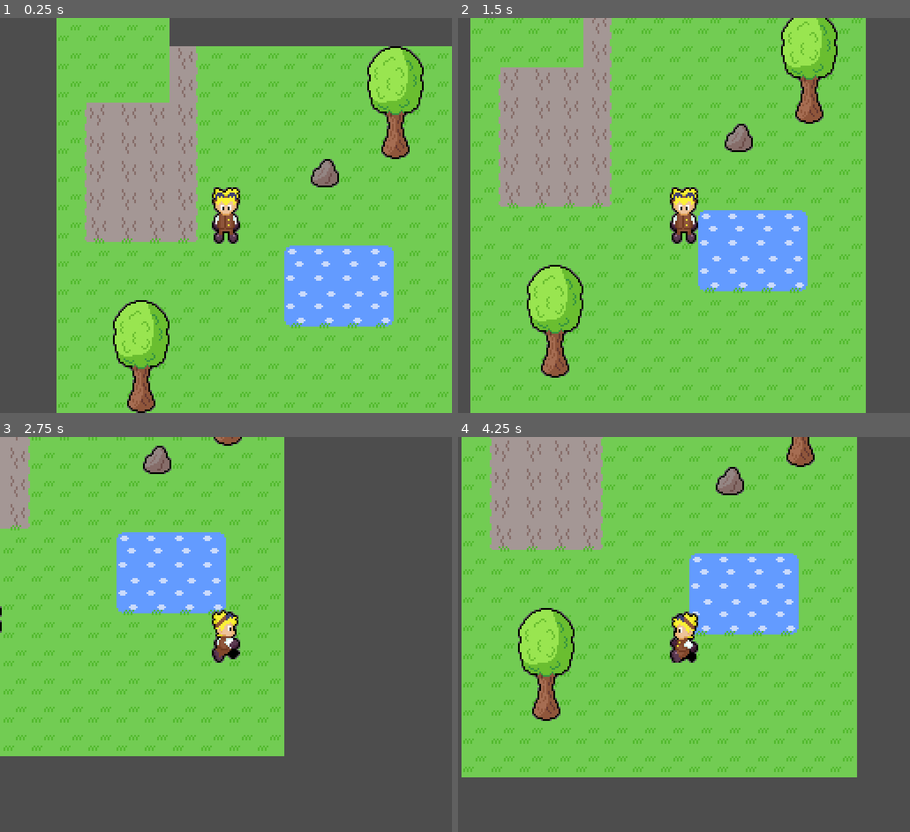
Above: before the commit, frames 1-4 (two rows, left to right).
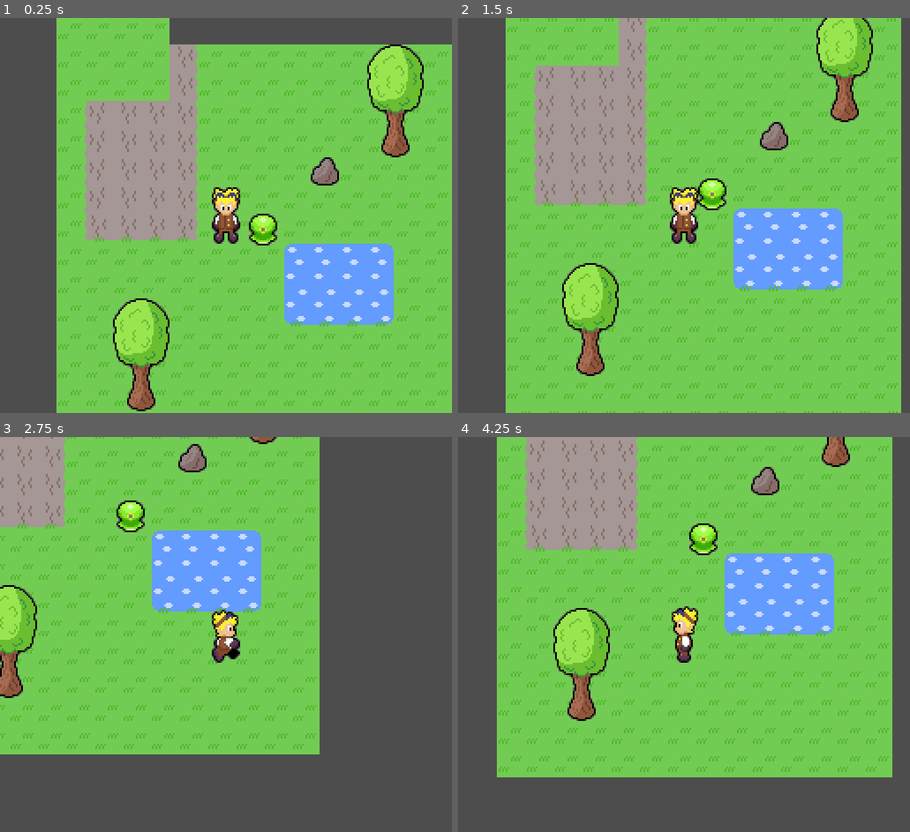
Above: after the commit, the same moments.

Repository: CoBaltimore/LostAmongstTheStars
Game: Godot game, scene res://scenes/world.tscn
The game is run twice, just before and just after one commit, with the same random seed, the same clock (stepped at 60 frames per second) and the same inputs.
Inputs:
- Up to frame 1 (0.25 s): no input
- Up to frame 2 (1.5 s): tap Enter at 0.5 s; hold D (right) 0.53-1.28 s; tap Space at 1.25 s; hold S (down) from 1.28 s (still down)
- Up to frame 3 (2.75 s): release S (down) at 2.03 s; hold D (right) from 2.03 s (still down)
- Up to frame 4 (4.25 s): release D (right) at 2.78 s; hold W (up) 2.78-3.53 s; tap Enter at 3.5 s; hold A (left) from 3.53 s (still down)

The runs differ from the first frame. In frame 1, 9.7% of the frame differs, in the area x 12-100%, y 1-100%; in frame 2, 42%, in the area x 2-99%, y 0-100%; in frame 3, 20%; in frame 4, 33%.

Commit message:
Slime sprite added
Added the slime sprite sheet and made some animations to use it

Diff:
--- a/lost-amongst-the-stars/scenes/player.tscn
+++ b/lost-amongst-the-stars/scenes/player.tscn
@@ -13,7 +13,7 @@
 [ext_resource type="AnimationNodeStateMachine" uid="uid://ddxiffmtprpfd" path="res://animations/animationTree.tres" id="11_n3frl"]
 
 [sub_resource type="RectangleShape2D" id="RectangleShape2D_51xgc"]
-size = Vector2(16, 18)
+size = Vector2(16, 17)
 
 [sub_resource type="Animation" id="Animation_isdsk"]
 length = 0.001
@@ -58,7 +58,7 @@
 frame = 1
 
 [node name="CollisionShape2D" type="CollisionShape2D" parent="CharacterBody2D"]
-position = Vector2(0, 9)
+position = Vector2(0, 8.5)
 shape = SubResource("RectangleShape2D_51xgc")
 
 [node name="Camera2D" type="Camera2D" parent="CharacterBody2D"]
--- /dev/null
+++ b/lost-amongst-the-stars/scenes/slime.tscn
@@ -0,0 +1,251 @@
+[gd_scene load_steps=16 format=3 uid="uid://bgpq50pmfitrr"]
+
+[ext_resource type="Texture2D" uid="uid://cvq30pxgbvh3k" path="res://sprites/Slime.png" id="1_7a5x3"]
+
+[sub_resource type="RectangleShape2D" id="RectangleShape2D_sd2m6"]
+size = Vector2(16, 11)
+
+[sub_resource type="Animation" id="Animation_oqd0y"]
+resource_name = "idleDown"
+length = 0.2
+loop_mode = 1
+step = 0.05
+tracks/0/type = "value"
+tracks/0/imported = false
+tracks/0/enabled = true
+tracks/0/path = NodePath("Sprite2D:frame_coords")
+tracks/0/interp = 1
+tracks/0/loop_wrap = true
+tracks/0/keys = {
+"times": PackedFloat32Array(0),
+"transitions": PackedFloat32Array(1),
+"update": 1,
+"values": [Vector2i(0, 0)]
+}
+
+[sub_resource type="Animation" id="Animation_xvcjf"]
+resource_name = "idleLeft"
+length = 0.2
+loop_mode = 1
+step = 0.05
+tracks/0/type = "value"
+tracks/0/imported = false
+tracks/0/enabled = true
+tracks/0/path = NodePath("Sprite2D:frame_coords")
+tracks/0/interp = 1
+tracks/0/loop_wrap = true
+tracks/0/keys = {
+"times": PackedFloat32Array(0),
+"transitions": PackedFloat32Array(1),
+"update": 1,
+"values": [Vector2i(1, 0)]
+}
+
+[sub_resource type="Animation" id="Animation_etq2g"]
+resource_name = "idleRight"
+length = 0.2
+loop_mode = 1
+step = 0.05
+tracks/0/type = "value"
+tracks/0/imported = false
+tracks/0/enabled = true
+tracks/0/path = NodePath("Sprite2D:frame_coords")
+tracks/0/interp = 1
+tracks/0/loop_wrap = true
+tracks/0/keys = {
+"times": PackedFloat32Array(0),
+"transitions": PackedFloat32Array(1),
+"update": 1,
+"values": [Vector2i(3, 0)]
+}
+
+[sub_resource type="Animation" id="Animation_xccrh"]
+resource_name = "idleUp"
+length = 0.2
+loop_mode = 1
+step = 0.05
+tracks/0/type = "value"
+tracks/0/imported = false
+tracks/0/enabled = true
+tracks/0/path = NodePath("Sprite2D:frame_coords")
+tracks/0/interp = 1
+tracks/0/loop_wrap = true
+tracks/0/keys = {
+"times": PackedFloat32Array(0),
+"transitions": PackedFloat32Array(1),
+"update": 1,
+"values": [Vector2i(2, 0)]
+}
+
+[sub_resource type="Animation" id="Animation_pi3ig"]
+resource_name = "moveDown"
+length = 0.6
+loop_mode = 1
+step = 0.05
+tracks/0/type = "value"
+tracks/0/imported = false
+tracks/0/enabled = true
+tracks/0/path = NodePath("Sprite2D:frame_coords")
+tracks/0/interp = 1
+tracks/0/loop_wrap = true
+tracks/0/keys = {
+"times": PackedFloat32Array(0, 0.3),
+"transitions": PackedFloat32Array(1, 1),
+"update": 1,
+"values": [Vector2i(0, 1), Vector2i(0, 0)]
+}
+
+[sub_resource type="Animation" id="Animation_32vlp"]
+resource_name = "moveLeft"
+length = 0.6
+loop_mode = 1
+step = 0.05
+tracks/0/type = "value"
+tracks/0/imported = false
+tracks/0/enabled = true
+tracks/0/path = NodePath("Sprite2D:frame_coords")
+tracks/0/interp = 1
+tracks/0/loop_wrap = true
+tracks/0/keys = {
+"times": PackedFloat32Array(0, 0.3),
+"transitions": PackedFloat32Array(1, 1),
+"update": 1,
+"values": [Vector2i(1, 1), Vector2i(1, 0)]
+}
+
+[sub_resource type="Animation" id="Animation_y5tka"]
+resource_name = "moveRight"
+length = 0.6
+loop_mode = 1
+step = 0.05
+tracks/0/type = "value"
+tracks/0/imported = false
+tracks/0/enabled = true
+tracks/0/path = NodePath("Sprite2D:frame_coords")
+tracks/0/interp = 1
+tracks/0/loop_wrap = true
+tracks/0/keys = {
+"times": PackedFloat32Array(0, 0.3),
+"transitions": PackedFloat32Array(1, 1),
+"update": 1,
+"values": [Vector2i(3, 1), Vector2i(3, 0)]
+}
+
+[sub_resource type="Animation" id="Animation_lfax1"]
+resource_name = "moveUp"
+length = 0.6
+loop_mode = 1
+step = 0.05
+tracks/0/type = "value"
+tracks/0/imported = false
+tracks/0/enabled = true
+tracks/0/path = NodePath("Sprite2D:frame_coords")
+tracks/0/interp = 1
+tracks/0/loop_wrap = true
+tracks/0/keys = {
+"times": PackedFloat32Array(0, 0.3),
+"transitions": PackedFloat32Array(1, 1),
+"update": 1,
+"values": [Vector2i(2, 1), Vector2i(2, 0)]
+}
+
+[sub_resource type="Animation" id="Animation_1bvi8"]
+length = 0.001
+tracks/0/type = "value"
+tracks/0/imported = false
+tracks/0/enabled = true
+tracks/0/path = NodePath("Sprite2D:frame_coords")
+tracks/0/interp = 1
+tracks/0/loop_wrap = true
+tracks/0/keys = {
+"times": PackedFloat32Array(0),
+"transitions": PackedFloat32Array(1),
+"update": 1,
+"values": [Vector2i(0, 1)]
+}
+
+[sub_resource type="Animation" id="Animation_5c3n8"]
+resource_name = "windupDown"
+length = 0.45
+step = 0.05
+tracks/0/type = "value"
+tracks/0/imported = false
+tracks/0/enabled = true
+tracks/0/path = NodePath("Sprite2D:frame_coords")
+tracks/0/interp = 1
+tracks/0/loop_wrap = true
+tracks/0/keys = {
+"times": PackedFloat32Array(0, 0.15, 0.3),
+"transitions": PackedFloat32Array(1, 1, 1),
+"update": 1,
+"values": [Vector2i(0, 0), Vector2i(0, 1), Vector2i(0, 2)]
+}
+
+[sub_resource type="Animation" id="Animation_kfnci"]
+resource_name = "chargedDown"
+length = 0.3
+loop_mode = 1
+step = 0.05
+tracks/0/type = "value"
+tracks/0/imported = false
+tracks/0/enabled = true
+tracks/0/path = NodePath("Sprite2D:frame_coords")
+tracks/0/interp = 1
+tracks/0/loop_wrap = true
+tracks/0/keys = {
+"times": PackedFloat32Array(0, 0.15),
+"transitions": PackedFloat32Array(1, 1),
+"update": 1,
+"values": [Vector2i(0, 2), Vector2i(0, 3)]
+}
+
+[sub_resource type="Animation" id="Animation_361xu"]
+resource_name = "jumpDown"
+length = 0.15
+step = 0.05
+tracks/0/type = "value"
+tracks/0/imported = false
+tracks/0/enabled = true
+tracks/0/path = NodePath("Sprite2D:frame_coords")
+tracks/0/interp = 1
+tracks/0/loop_wrap = true
+tracks/0/keys = {
+"times": PackedFloat32Array(0),
+"transitions": PackedFloat32Array(1),
+"update": 1,
+"values": [Vector2i(0, 4)]
+}
+
+[sub_resource type="AnimationLibrary" id="AnimationLibrary_0v14k"]
+_data = {
+"RESET": SubResource("Animation_1bvi8"),
+"chargedDown": SubResource("Animation_kfnci"),
+"idleDown": SubResource("Animation_oqd0y"),
+"idleLeft": SubResource("Animation_xvcjf"),
+"idleRight": SubResource("Animation_etq2g"),
+"idleUp": SubResource("Animation_xccrh"),
+"jumpDown": SubResource("Animation_361xu"),
+"moveDown": SubResource("Animation_pi3ig"),
+"moveLeft": SubResource("Animation_32vlp"),
+"moveRight": SubResource("Animation_y5tka"),
+"moveUp": SubResource("Animation_lfax1"),
+"windupDown": SubResource("Animation_5c3n8")
+}
+
+[node name="Slime" type="CharacterBody2D"]
+
+[node name="Sprite2D" type="Sprite2D" parent="."]
+texture = ExtResource("1_7a5x3")
+hframes = 4
+vframes = 5
+frame = 4
+
+[node name="CollisionShape2D" type="CollisionShape2D" parent="."]
+visible = false
+position = Vector2(0, 11.5)
+shape = SubResource("RectangleShape2D_sd2m6")
+
+[node name="AnimationPlayer" type="AnimationPlayer" parent="."]
+libraries = {
+"": SubResource("AnimationLibrary_0v14k")
+}
--- a/lost-amongst-the-stars/scenes/world.tscn
+++ b/lost-amongst-the-stars/scenes/world.tscn
@@ -1,6 +1,7 @@
-[gd_scene load_steps=5 format=3 uid="uid://m8uubk83a0a1"]
+[gd_scene load_steps=6 format=3 uid="uid://m8uubk83a0a1"]
 
 [ext_resource type="PackedScene" uid="uid://ce4i1j2f1di1d" path="res://scenes/player.tscn" id="1_geu5o"]
+[ext_resource type="PackedScene" uid="uid://bgpq50pmfitrr" path="res://scenes/slime.tscn" id="1_skj1t"]
 [ext_resource type="Texture2D" uid="uid://2opbktj7a0pl" path="res://sprites/tile.png" id="2_1vrv7"]
 
 [sub_resource type="TileSetAtlasSource" id="TileSetAtlasSource_8pc2d"]
@@ -94,7 +95,11 @@
 
 [node name="World" type="Node2D"]
 
+[node name="Slime" parent="." instance=ExtResource("1_skj1t")]
+position = Vector2(21, 2)
+
 [node name="Player" parent="." instance=ExtResource("1_geu5o")]
+position = Vector2(0, 1)
 
 [node name="TileMap" type="TileMap" parent="."]
 show_behind_parent = true
Binary file added: lost-amongst-the-stars/sprites/Slime.png
Not shown, added: lost-amongst-the-stars/sprites/Slime.png.import
